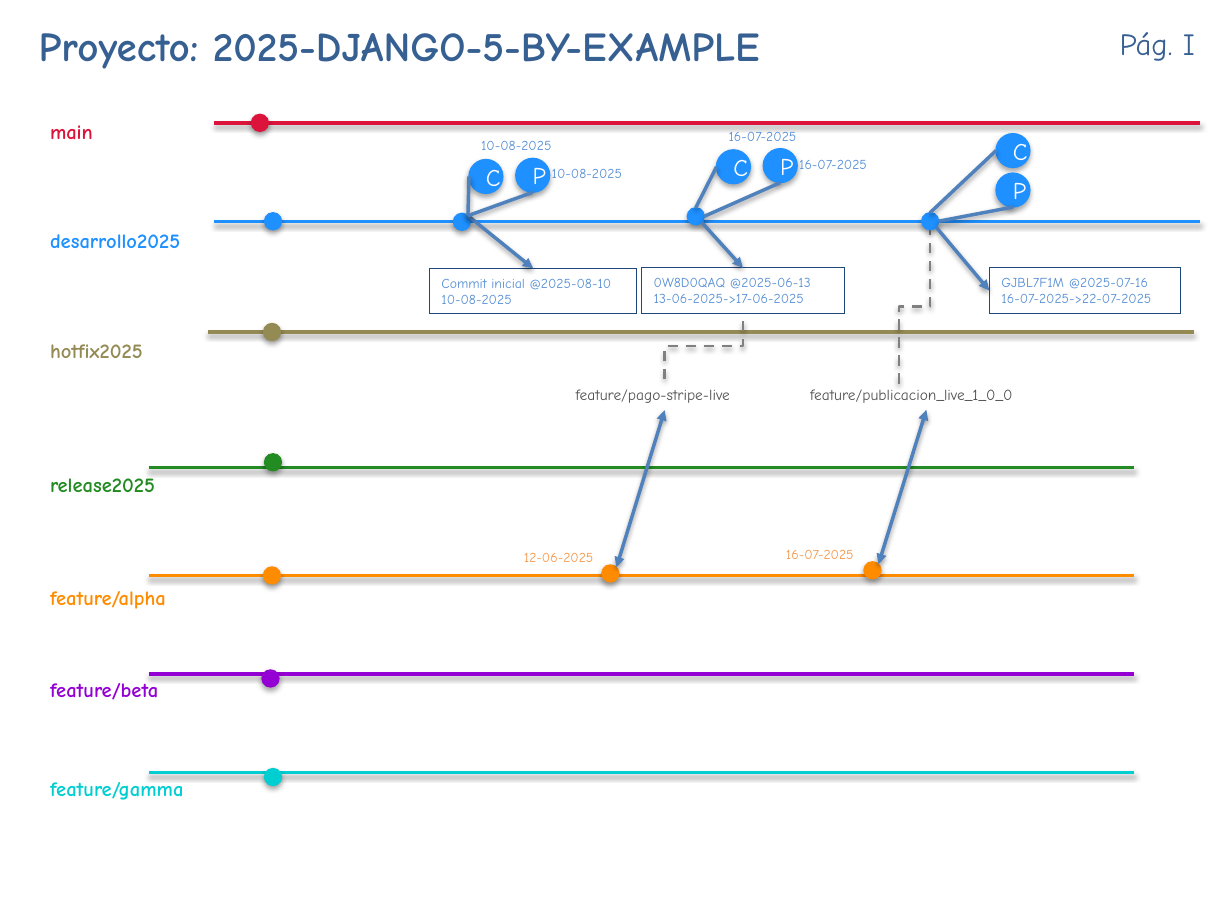
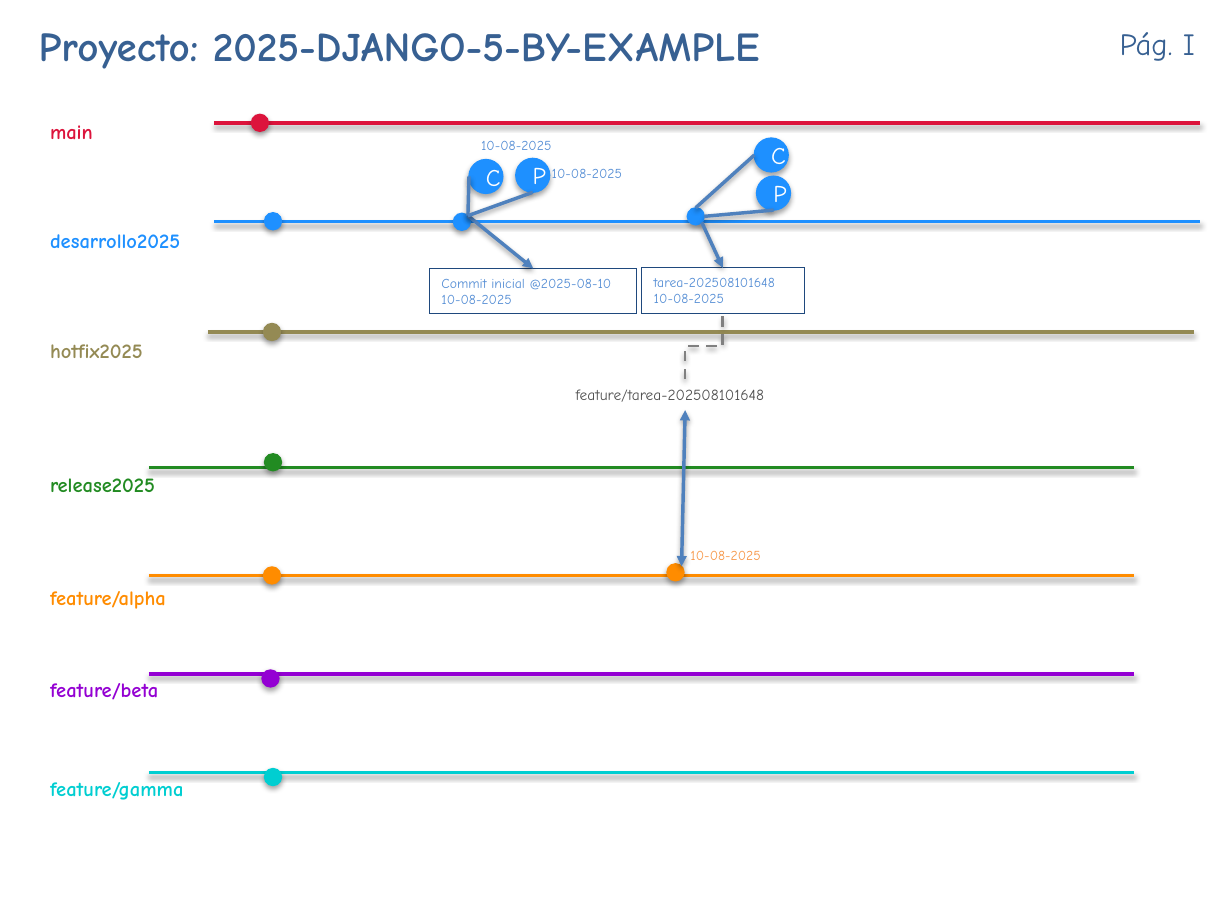
Before and after one commit to vascofornas/2025-DJANGO-5-BY-EXAMPLE, a slide deck: slide 1 of documentacion/2025-DJANGO-5-BY-EXAMPLE_gitflow_2025.pptx. Drawn at 1232x924 pixels with LibreOffice and Linux fonts; fonts in the diff are those of the drawing. Boxes give left, top, right and bottom in pixels: in the first picture for what was removed or moved away, otherwise in the second. Text is boxed around its words. In the diff, an @@ line names an element or a change of style, - is before the commit and + after.

```diff
--- a/documentacion/2025-DJANGO-5-BY-EXAMPLE_gitflow_2025.pptx
+++ b/documentacion/2025-DJANGO-5-BY-EXAMPLE_gitflow_2025.pptx
@@ text removed at (x1=729, y1=131, x2=797, y2=141) @@
-16-07-2025
@@ ellipse "C" moved from (x1=717, y1=150, x2=752, y2=185) to (x1=754, y1=138, x2=788, y2=172) @@
@@ ellipse removed at (x1=995, y1=133, x2=1030, y2=168) @@
-C
@@ line moved from (717, 166) - (696, 208) to (754, 155) - (696, 208) @@
@@ ellipse "P" moved from (x1=764, y1=149, x2=798, y2=184) to (x1=756, y1=176, x2=791, y2=211) @@
@@ text removed at (x1=799, y1=160, x2=867, y2=169) @@
-16-07-2025
@@ line removed from (995, 150) to (930, 213) @@
@@ ellipse removed at (x1=995, y1=174, x2=1030, y2=208) @@
-P
@@ line removed from (1013, 207) to (939, 222) @@
@@ arrow moved from (702, 223) - (743, 267) to (702, 223) - (723, 267) @@
@@ line moved from (780, 182) - (705, 217) to (774, 211) - (705, 217) @@
@@ elbow line removed from (899, 384) to (930, 229) @@
@@ ellipse removed at (x1=922, y1=213, x2=939, y2=230) @@
@@ arrow removed from (936, 227) to (989, 291) @@
@@ rectangle "tarea-202508101648" resized from (x1=642, y1=267, x2=845, y2=313) to (x1=642, y1=267, x2=804, y2=313) @@
@@ rectangle removed at (x1=989, y1=267, x2=1180, y2=313) @@
-GJBL7F1M @2025-07-16
-16-07-2025->22-07-2025
@@ text in rectangle at (x1=654, y1=278, x2=775, y2=303): text changed @@
-0W8D0QAQ @2025-06-13
-13-06-2025->17-06-2025
+tarea-202508101648
+10-08-2025
@@ elbow line moved from (665, 379) - (743, 313) to (685, 379) - (723, 313) @@
@@ text at (x1=576, y1=389, x2=764, y2=402): text changed @@
-feature/pago-stripe-live
+feature/tarea-202508101648
@@ text removed at (x1=810, y1=389, x2=1012, y2=403) @@
-feature/publicacion_live_1_0_0
@@ double arrow moved from (665, 410) - (616, 568) to (685, 410) - (681, 567) @@
@@ double arrow removed from (926, 410) to (878, 564) @@
@@ ellipse moved from (x1=602, y1=565, x2=620, y2=583) to (x1=667, y1=564, x2=684, y2=582) @@
@@ text at (x1=690, y1=550, x2=760, y2=560): text changed @@
-12-06-2025
+10-08-2025
@@ text removed at (x1=786, y1=550, x2=854, y2=559) @@
-16-07-2025
@@ ellipse removed at (x1=864, y1=562, x2=881, y2=579) @@
```
Also in this commit, not shown: 2 other files.
